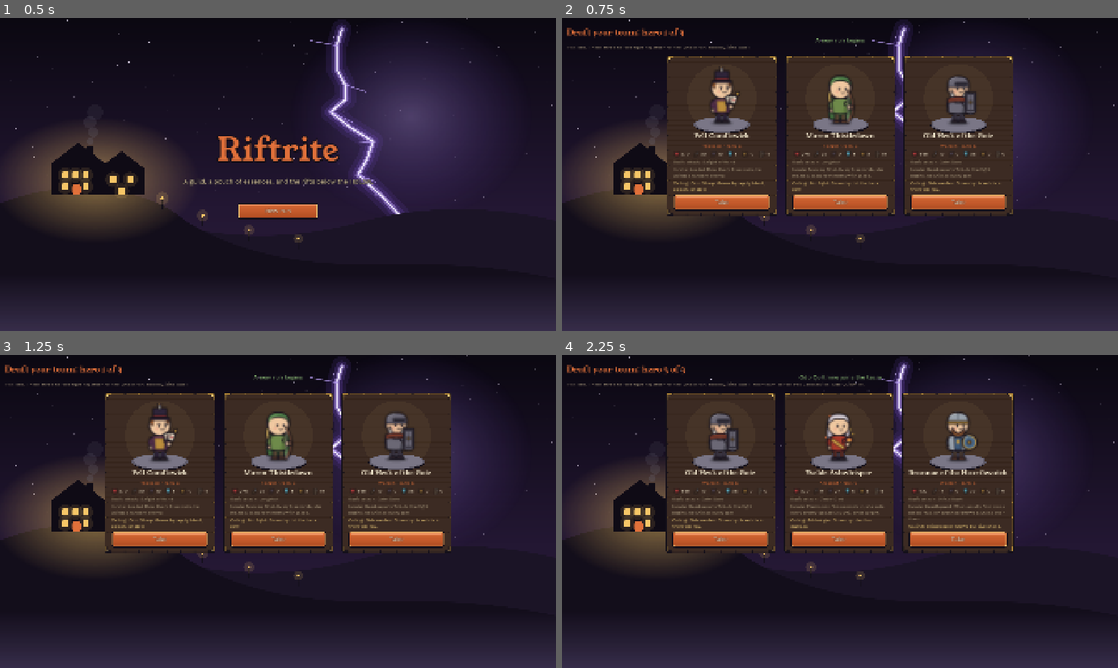
Above: before the commit, frames 1-4 (two rows, left to right).
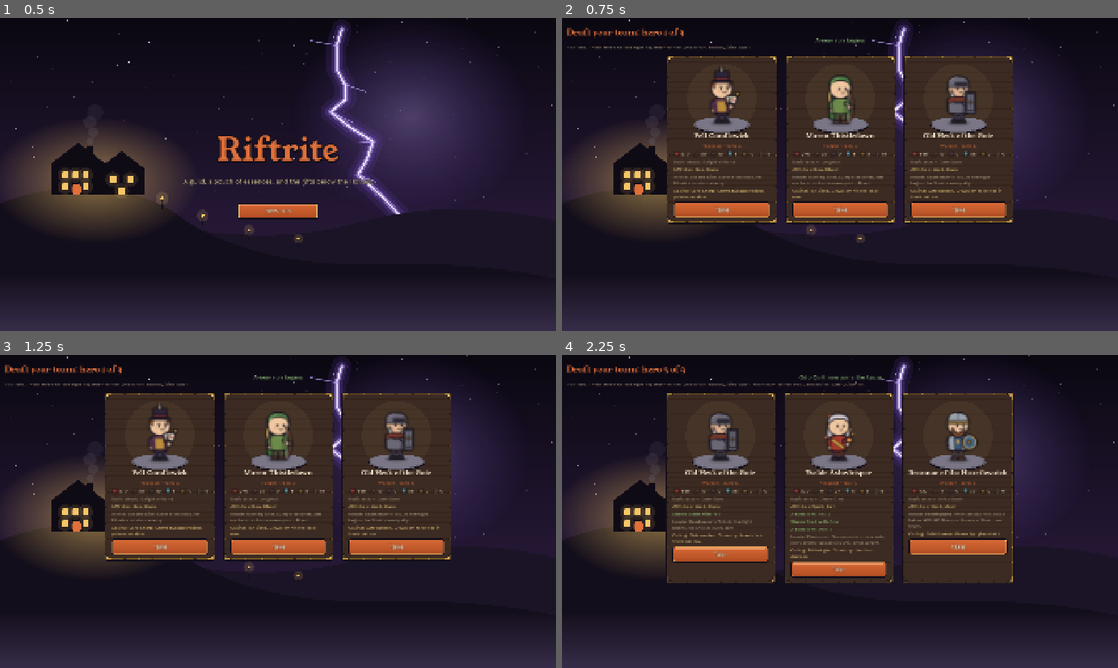
Above: after the commit, the same moments.

Repository: 22nmcdon/Riftrite
Game: Godot game, scene res://src/ui/main.tscn
Same seed, same stepped clock (60 frames per second), same inputs: the game is played once before the commit and once after it.
Inputs:
- Up to frame 1 (0.5 s): no input
- Up to frame 2 (0.75 s): click "New run" at 0.5 s
- Up to frame 3 (1.25 s): no input
- Up to frame 4 (2.25 s): click "Take" at 1.25 s; click "Take" at 2 s

Frame 1 is identical in both runs. In frame 2, 4.8% of the frame differs, in the area x 18-82%, y 18-66%; in frame 3, 4.8%; in frame 4, 9.0%, in the area x 18-82%, y 23-73%.

Commit message:
Step 5 (wip): draft notes, hero sheet affinities, docs, kill-chain test
Co-Authored-By: Claude Opus 5.5 <noreply@anthropic.com>
Claude-Session: https://claude.ai/code/session_01VWbnQMStSgZKvP13WqCoVW

Diff:
--- a/src/ui/screens/run_start_screen.gd
+++ b/src/ui/screens/run_start_screen.gd
@@ -59,6 +59,9 @@
 	stats.alignment = BoxContainer.ALIGNMENT_CENTER
 	box.add_child(stats)
 	box.add_child(UiStyle.label("Basic attack: " + def.basic_attack.name, 15, UiStyle.TEXT_DIM))
+	box.add_child(UiStyle.label("Affinities: " + ItemInfo.keyword_names(content, def.affinities), 15, UiStyle.HIGHLIGHT))
+	for note: String in team_notes(content, session.state, def.id):
+		box.add_child(UiStyle.label(note, 15, UiStyle.GOOD))
 	var innate: Label = UiStyle.label("Innate: %s. %s" % [def.innate_name, def.innate_text], 15, UiStyle.TEXT_DIM)
 	innate.autowrap_mode = TextServer.AUTOWRAP_WORD_SMART
 	box.add_child(innate)
@@ -74,6 +77,29 @@
 
 
 ## A starting package: its picture, what it is, and a button to take it.
+## How a hero on offer fits the heroes already drafted
+## (docs/plans/heroes-and-deeds.md, section 1): the affinities they share,
+## and "a bond: ?" for each duo bond they'd form (its name stays hidden
+## until it's found).
+static func team_notes(content: ContentDb, state: RunState, hero_id: String) -> PackedStringArray:
+	var notes := PackedStringArray()
+	var def: HeroDef = content.heroes[hero_id]
+	for hero: RunHero in state.heroes:
+		var other: HeroDef = content.heroes[hero.hero_id]
+		var shared: Array[String] = []
+		for keyword_id: String in def.affinities:
+			if other.affinities.has(keyword_id):
+				shared.append(keyword_id)
+		var first: String = HeroToken.first_name(other.name)
+		if not shared.is_empty():
+			notes.append("Shares %s with %s" % [ItemInfo.keyword_names(content, shared), first])
+		for synergy_id: String in content.synergy_ids:
+			var synergy: SynergyDef = content.synergies[synergy_id]
+			if synergy.layer == SynergyDef.Layer.DUO and synergy.heroes.has(hero_id) and synergy.heroes.has(hero.hero_id):
+				notes.append("A bond with %s: %s" % [first, synergy.name if state.discovered.has(synergy_id) else "?"])
+	return notes
+
+
 func _package_card(offer: Dictionary, index: int) -> Control:
 	var panel := PanelContainer.new()
 	panel.custom_minimum_size = Vector2(320, 300)
--- a/src/ui/widgets/hero_sheet.gd
+++ b/src/ui/widgets/hero_sheet.gd
@@ -102,10 +102,14 @@
 	return group
 
 
-## The basic attack and innate lines from the hero's info text.
+## The basic attack, affinity, and innate lines from the hero's info text.
 func _basic_and_innate(def: HeroDef) -> String:
 	var lines: PackedStringArray = PackedStringArray()
 	lines.append("Basic attack: %s" % def.basic_attack.name)
+	var perks := PackedStringArray()
+	for keyword_id: String in def.affinities:
+		perks.append(session.content.keywords[keyword_id].affinity_text)
+	lines.append("Affinities: %s (%s)" % [ItemInfo.keyword_names(session.content, def.affinities), " ".join(perks)])
 	lines.append("Innate: %s. %s" % [def.innate_name, def.innate_text])
 	return "\n".join(lines)
 
--- a/tests/sim/test_events.gd
+++ b/tests/sim/test_events.gd
@@ -201,3 +201,15 @@
 	var relic_errors: Array[String] = []
 	RelicDef.read(DataReader.new({"id": "r", "name": "R", "rarity": "rare", "effects": [{"trigger": "on_kill", "type": "heal", "amount": 1, "target": "all_allies"}]}, "r", relic_errors))
 	_assert_error(relic_errors, "relic effects can't use the trigger \"on_kill\"")
+
+
+func test_a_kill_effect_never_sets_off_another_event() -> void:
+	var leech: ItemDef = _passive("leech", [{"trigger": "on_kill", "type": "shield", "amount": 9, "target": "self"}])
+	var spark: ItemDef = _passive("spark", [{"trigger": "on_shielded", "type": "damage", "amount": 7, "target": "enemy_front"}])
+	var sword: ItemDef = K.item("sword", {"effects": K.damage(50)})
+	var entries: Array[LogEntry] = _log([_hero([sword, leech, spark])], [K.dummy("a", 40), K.dummy("b", BIG_HP)], 4)
+	assert_eq(_from(entries, LogEntry.Kind.SHIELD, "leech").size(), 1, "the kill shields")
+	assert_eq(_from(entries, LogEntry.Kind.DAMAGE, "spark").size(), 0, "but that shield sets nothing off, even a tick later")
+	var ward: ItemDef = K.item("ward", {"cooldown_ms": 3000, "effects": [{"trigger": "on_fire", "type": "shield", "amount": 5, "target": "self"}]})
+	var plain: Array[LogEntry] = _log([_hero([ward, spark])], [_foe()], 4)
+	assert_eq(_from(plain, LogEntry.Kind.DAMAGE, "spark").size(), 1, "a real shield does")
--- a/tests/ui/test_ui_screens.gd
+++ b/tests/ui/test_ui_screens.gd
@@ -557,3 +557,17 @@
 func after_each() -> void:
 	if FileAccess.file_exists(U.SAVE_PATH):
 		DirAccess.remove_absolute(U.SAVE_PATH)
+
+
+func test_the_draft_shows_affinities_and_how_a_hero_fits_the_team() -> void:
+	var session: RunSession = U.session()
+	session.new_run(5)
+	var main: Main = _main(session)
+	var first: HeroDef = session.content.heroes[session.state.offers[0]["hero"]]
+	assert_string_contains(U.text_of(main.screen), "Affinities: " + ItemInfo.keyword_names(session.content, first.affinities))
+	var state := RunState.make(1)
+	state.heroes.append(RunHero.make("brannoc"))
+	assert_eq(RunStartScreen.team_notes(session.content, state, "hesk"), PackedStringArray(["Shares Ward with Brannoc", "A bond with Brannoc: ?"]), "the bond's name stays hidden")
+	state.discovered.append("twin_walls")
+	assert_eq(RunStartScreen.team_notes(session.content, state, "hesk")[1], "A bond with Brannoc: Twin Walls", "until it's found")
+	assert_eq(RunStartScreen.team_notes(session.content, state, "maren"), PackedStringArray(), "nothing shared, no bond")
Not shown, changed: CLAUDE.md
Not shown, changed: docs/design.md
Not shown, changed: docs/plans/fun-redesign.md
Not shown, changed: docs/plans/heroes-and-deeds.md
Not shown, changed: docs/plans/keywords-and-affinities.md
